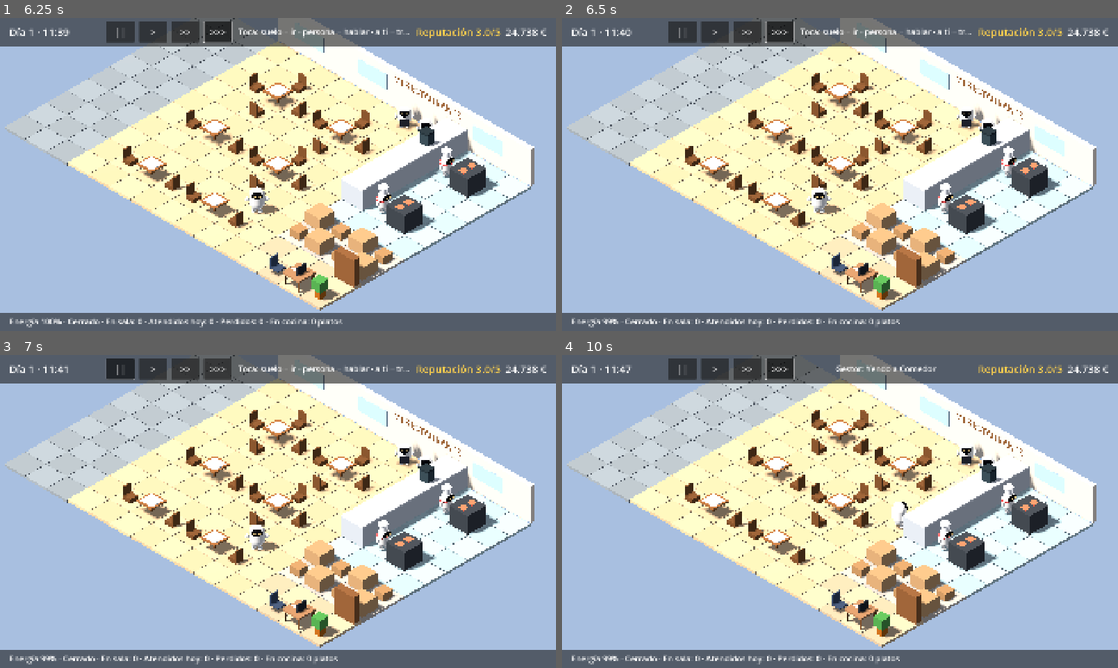
Above: before the commit, frames 1-4 (two rows, left to right).
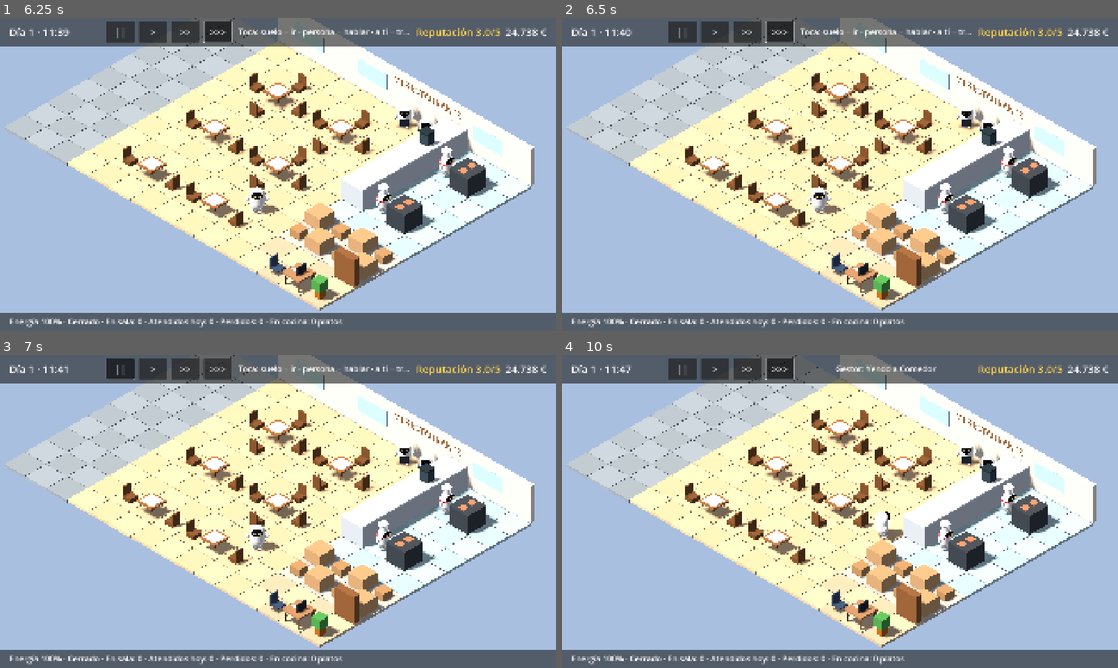
Above: after the commit, the same moments.

Repository: Fercho-93/Gestion_Restaurante
Game: Godot game, scene res://scenes/main/main.tscn
The game is run twice, just before and just after one commit, with the same random seed, the same clock (stepped at 60 frames per second) and the same inputs.
Inputs (mouse positions are in pixels of both pictures, inside the frame that each line leads up to):
- Up to frame 1 (6.25 s): click "||" at 0.5 s; click ">" at 1.25 s; click ">>" at 2 s; click ">>>" at 2.75 s; click "||" at 3.5 s; click ">" at 4.25 s; click ">>" at 5 s; click ">>>" at 5.75 s
- Up to frame 2 (6.5 s): no input
- Up to frame 3 (7 s): click "||" at 6.5 s
- Up to frame 4 (10 s): click ">" at 7.25 s; click ">>" at 8 s; click ">>>" at 8.75 s; tap Enter at 9.5 s; move the mouse to (962, 495) at 9.52 s; click (962, 495) at 9.67 s; tap Space at 9.77 s

Frame 1 is identical in both runs. In frame 2, 0.6% of the frame differs, in the area x 7-62%, y 95-99%; in frame 3, 0.6%; in frame 4, 1.0%, in the area x 7-63%, y 46-99%.

Commit message:
Ritmo más pausado y el gestor siempre puede ayudar a los clientes que llegan
- Sin tocar el reloj: la gente camina un 25 % más despacio, los clientes
  tienen 1,6 veces más paciencia y llegan un 25 % menos por hora; el
  gestor se cansa y los empleados se desaniman la mitad de rápido.
- Al tocar a clientes que llegan, el gestor puede acompañarles a una mesa
  aunque aún estén llegando o un camarero ya fuera a por ellos (le
  releva); si solo hay mesas sucias, prepararles una; y si no hay ninguna,
  tranquilizarles para que aguanten más.

Co-Authored-By: Claude Opus 5.5 <noreply@anthropic.com>
Claude-Session: https://claude.ai/code/session_01RaC8gh2ZAzYGHrEh2JUJL9

Diff:
--- a/game/data/demand.json
+++ b/game/data/demand.json
@@ -1,7 +1,7 @@
 {
 	"grupos_por_hora": {
-		"12": 2, "13": 5, "14": 6, "15": 3, "16": 1, "17": 1,
-		"18": 1, "19": 2, "20": 4, "21": 6, "22": 4
+		"12": 1.5, "13": 3.75, "14": 4.5, "15": 2.25, "16": 0.75, "17": 0.75,
+		"18": 0.75, "19": 1.5, "20": 3, "21": 4.5, "22": 3
 	},
 	"tamano_grupo": [[1, 0.2], [2, 0.45], [3, 0.15], [4, 0.2]]
 }
--- a/game/simulation/conversation.gd
+++ b/game/simulation/conversation.gd
@@ -62,10 +62,17 @@
 		list.append({ "id": "adios", "texto": "Sigue así" })
 		return list
 	var g: CustomerGroup = e
-	# El gestor puede hacer él mismo el trabajo de un camarero con este grupo.
-	if g.waiter == null:
-		if g.state == CustomerGroup.State.EN_COLA and sim.free_table_for(g) != null:
-			list.append({ "id": "acomodar", "texto": "Acompáñenme, tienen mesa", "trabajo": true })
+	# El gestor puede hacer él mismo el trabajo de un camarero con este grupo (aunque un
+	# camarero ya fuera a hacerlo: entonces se encarga el gestor y el camarero queda libre).
+	if sim.manager_can_take_over(g):
+		var arriving := g.state == CustomerGroup.State.LLEGANDO or g.state == CustomerGroup.State.EN_COLA
+		if arriving:
+			if sim.free_table_for(g) != null:
+				list.append({ "id": "acomodar", "texto": "Acompáñenme, tienen mesa", "trabajo": true })
+			elif sim.dirty_table_for(g) != null:
+				list.append({ "id": "preparar_mesa", "texto": "Les preparo una mesa enseguida", "trabajo": true })
+			elif not g.talked.has("sin_mesa"):
+				list.append({ "id": "sin_mesa", "texto": "En cuanto quede una mesa, les siento" })
 		elif g.state == CustomerGroup.State.ESPERANDO_PEDIR:
 			list.append({ "id": "pedido", "texto": "Les tomo nota yo", "trabajo": true })
 		elif g.is_food_ready():
@@ -158,7 +165,20 @@
 	if e is StaffMember:
 		return _staff_choice(e, option_id, sim)
 	var g: CustomerGroup = e
+	if option_id == "preparar_mesa":
+		var table := sim.dirty_table_for(g)
+		g.mood_bonus += CHAT_MOOD
+		g.patience_bonus += 4.0
+		sim.order_manager_take_over(g)
+		sim.order_manager_clean_table(table)
+		return "Gracias, esperamos aquí."
+	if option_id == "sin_mesa":
+		g.talked["sin_mesa"] = true
+		g.patience_bonus += APOLOGY_PATIENCE
+		g.mood_bonus += CHAT_MOOD
+		return "De acuerdo, esperamos un poco."
 	if option_id in ["acomodar", "pedido", "servir", "cobrar"]:
+		sim.order_manager_take_over(g)
 		sim.order_manager_task({ "tipo": option_id, "grupo": g })
 		match option_id:
 			"acomodar":
--- a/game/simulation/customer_group.gd
+++ b/game/simulation/customer_group.gd
@@ -29,10 +29,10 @@
 ## Minutos que un grupo tolera en cada espera antes de empezar a enfadarse.
 ## Si espera el doble, se marcha.
 const PATIENCE := {
-	State.EN_COLA: 15.0,
-	State.ESPERANDO_PEDIR: 8.0,
-	State.ESPERANDO_COMIDA: 15.0,
-	State.ESPERANDO_CUENTA: 8.0,
+	State.EN_COLA: 24.0,
+	State.ESPERANDO_PEDIR: 13.0,
+	State.ESPERANDO_COMIDA: 24.0,
+	State.ESPERANDO_CUENTA: 13.0,
 }
 
 var id: int
--- a/game/simulation/mover.gd
+++ b/game/simulation/mover.gd
@@ -4,7 +4,7 @@
 ## Antes de entrar en una casilla pregunta si está libre: así nadie atraviesa a nadie.
 
 ## Velocidad base en celdas por minuto de juego.
-const BASE_SPEED := 4.0
+const BASE_SPEED := 3.0
 
 ## Posición en coordenadas de rejilla (con decimales mientras camina).
 var pos: Vector2
--- a/game/simulation/restaurant_sim.gd
+++ b/game/simulation/restaurant_sim.gd
@@ -28,7 +28,7 @@
 ## Lo que cuesta la tarta de cumpleaños que invita la casa.
 const CAKE_COST := 6.0
 ## Energía del gestor: lo que gasta por minuto según lo que hace, y lo que da un café.
-const ENERGY_DRAIN := { "base": 0.05, "andando": 0.05, "trabajando": 0.09 }
+const ENERGY_DRAIN := { "base": 0.025, "andando": 0.025, "trabajando": 0.045 }
 const COFFEE_MINUTES := 2.0
 const COFFEE_ENERGY := 35.0
 ## Tráfico: si alguien no puede avanzar, cada tanto busca otro camino; si sigue
@@ -576,6 +576,28 @@
 	return best
 
 
+## Mesa sucia (sin nadie recogiéndola) donde cabría el grupo, o null.
+func dirty_table_for(g: CustomerGroup) -> RestaurantLayout.Table:
+	for table in layout.tables:
+		if table.group == null and table.dirty and table.cleaner == null and table.capacity() >= g.size:
+			return table
+	return null
+
+
+## ¿Puede el gestor encargarse de este grupo? Sí si nadie les atiende, o si el camarero
+## que va a hacerlo aún no ha empezado (el gestor le releva).
+func manager_can_take_over(g: CustomerGroup) -> bool:
+	if g.waiter == null:
+		return true
+	return g.waiter is StaffMember and g.waiter.task.get("fase", "") != "atender"
+
+
+## El gestor releva al camarero que iba a atender al grupo (que queda libre).
+func order_manager_take_over(g: CustomerGroup) -> void:
+	if g.waiter is StaffMember and manager_can_take_over(g):
+		_end_waiter_task(g.waiter)
+
+
 ## El primer grupo de la cola (el que lleva más esperando).
 func first_in_queue() -> CustomerGroup:
 	for g in groups:
@@ -844,7 +866,7 @@
 	if g != null and g.waiter == w:
 		g.waiter = null
 		# Si iba a acompañarles y no llegó a hacerlo, la mesa vuelve a quedar libre.
-		if w.task["tipo"] == "acomodar" and g.state == CustomerGroup.State.EN_COLA and g.table != null:
+		if w.task["tipo"] == "acomodar" and g.state in [CustomerGroup.State.LLEGANDO, CustomerGroup.State.EN_COLA] and g.table != null:
 			g.table.group = null
 			g.table = null
 	var table = w.task.get("mesa")
@@ -954,7 +976,7 @@
 		s.now = minutes
 		s.mover.speed = Mover.BASE_SPEED * s.speed_factor()
 		if s.is_busy():
-			s.moral = maxf(0.0, s.moral - dt * 0.03)
+			s.moral = maxf(0.0, s.moral - dt * 0.015)
 		else:
 			s.moral = minf(100.0, s.moral + dt * 0.02)
 
--- a/game/tests/run_tests.gd
+++ b/game/tests/run_tests.gd
@@ -28,6 +28,7 @@
 	test_manager_works_and_cleaning()
 	test_room_life()
 	test_manager_energy()
+	test_manager_helps_arriving_customers()
 	await test_camera_follows_fingers()
 	print("\n%d comprobaciones, %d fallos" % [_checks, _failures])
 	quit(1 if _failures > 0 else 0)
@@ -362,7 +363,7 @@
 	check(on_furniture == 0, "nadie pisa mesas, barra ni muebles (%d veces)" % on_furniture)
 	var served: int = report.get("clientes_servidos", 0)
 	var lost: int = report.get("grupos_perdidos", 0)
-	check(served >= 40 and lost <= 12, "el servicio sigue funcionando con tráfico: %d atendidos, %d grupos perdidos" % [served, lost])
+	check(served >= 30 and lost <= 10, "el servicio sigue funcionando con tráfico: %d atendidos, %d grupos perdidos" % [served, lost])
 	check(sim.forced_passes <= 10, "los cruces forzados son raros: %d" % sim.forced_passes)
 	print("Día con tráfico: %d clientes atendidos, %d perdidos, %d pasos forzados" % [served, report.get("grupos_perdidos", 0), sim.forced_passes])
 	# Nadie se queda atascado: al final del día no queda nadie esperando para siempre.
@@ -464,7 +465,7 @@
 	g.id = 99
 	g.size = 2
 	g.set_state(CustomerGroup.State.ESPERANDO_PEDIR)
-	g.state_time = 12.0
+	g.state_time = 1.4 * g.patience_limit()
 	var target := { "entity": g, "member": 0 }
 	var ids := Conversation.options(target, sim).map(func(o): return o["id"])
 	check(ids.has("disculpa"), "a un cliente que espera se le pueden pedir disculpas")
@@ -611,7 +612,7 @@
 	# Queja en voz alta: molesta a la mesa de al lado.
 	var angry := _seated_group(sim, 702, 2, 1)
 	angry.set_state(CustomerGroup.State.ESPERANDO_PEDIR)
-	angry.state_time = 15.0
+	angry.state_time = 1.8 * angry.patience_limit()
 	var neighbour := _seated_group(sim, 703, 2, 3)
 	neighbour.set_state(CustomerGroup.State.COMIENDO)
 	var before := neighbour.mood()
@@ -676,7 +677,7 @@
 	check(e1 - m.energy > idle_drain, "trabajar cansa más que estar parado")
 	# Agotado: más lento y sin poder trabajar.
 	var fast := m.speed_factor()
-	m.energy = 0.1
+	m.energy = 0.02
 	for i in 20:
 		sim.update(0.1)
 	check(m.exhausted(), "se puede llegar a estar agotado")
@@ -697,3 +698,49 @@
 	while sim.minutes < 24 * 60 + 1:
 		sim.update(0.25)
 	check(m.energy >= 99.0, "por la noche recupera toda la energía")
+
+
+## Al tocar a unos clientes recién llegados, el gestor siempre puede ayudarles con la mesa.
+func test_manager_helps_arriving_customers() -> void:
+	var sim := RestaurantSim.new(load_data(), 13 * 60, 31)
+	var g := CustomerGroup.new()
+	g.id = 900
+	g.size = 2
+	for i in 2:
+		g.members.append(Mover.new(sim.layout.spawn_cell))
+	sim.groups.append(g)
+	var target := { "entity": g, "member": 0 }
+	var ids := Conversation.options(target, sim).map(func(o): return o["id"])
+	check(ids.has("acomodar"), "recién llegados (aún andando), el gestor puede acompañarles a una mesa")
+	# Si un camarero ya iba a buscarlos, el gestor le releva.
+	var w := sim.waiters()[0]
+	sim.start_task(w, { "tipo": "acomodar", "grupo": g })
+	ids = Conversation.options(target, sim).map(func(o): return o["id"])
+	check(ids.has("acomodar"), "aunque un camarero fuera a por ellos, el gestor puede encargarse")
+	Conversation.choose(target, "acomodar", sim)
+	check(w.task.is_empty() and g.waiter == sim.manager, "el gestor releva al camarero")
+	for i in 600:
+		sim.update(0.1)
+		if g.state == CustomerGroup.State.ESPERANDO_PEDIR:
+			break
+	check(g.state == CustomerGroup.State.ESPERANDO_PEDIR, "el gestor les sienta en su mesa")
+	# Sin mesas limpias: el gestor puede prepararles una sucia, o al menos tranquilizarles.
+	var g2 := CustomerGroup.new()
+	g2.id = 901
+	g2.size = 2
+	for i in 2:
+		g2.members.append(Mover.new(sim.layout.spawn_cell))
+	sim.groups.append(g2)
+	for t in sim.layout.tables:
+		if t.group == null:
+			t.dirty = true
+	var t2 := { "entity": g2, "member": 0 }
+	ids = Conversation.options(t2, sim).map(func(o): return o["id"])
+	check(ids.has("preparar_mesa"), "si solo hay mesas sucias, el gestor puede preparar una")
+	Conversation.choose(t2, "preparar_mesa", sim)
+	check(sim.manager.task.get("tipo", "") == "recoger_mesa", "el gestor va a recoger la mesa")
+	for t in sim.layout.tables:
+		if t.group == null:
+			t.group = g
+	ids = Conversation.options(t2, sim).map(func(o): return o["id"])
+	check(ids.has("sin_mesa"), "sin ninguna mesa, el gestor puede tranquilizarles")
Not shown, changed: docs/GDD.md
